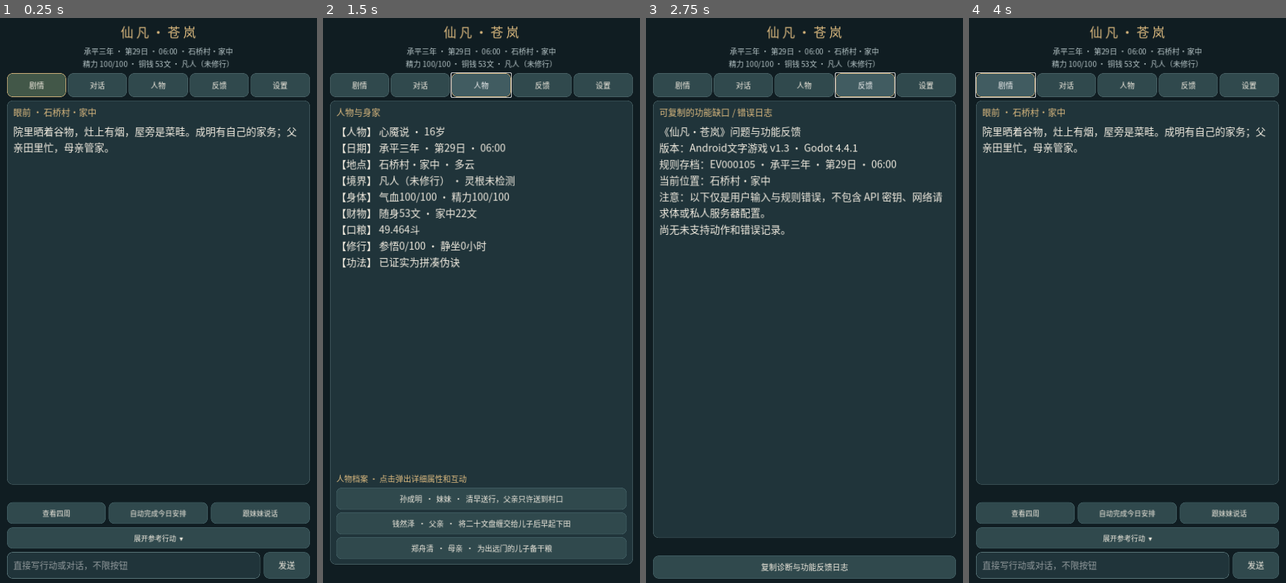
Above: before the commit, frames 1-4 (left to right).
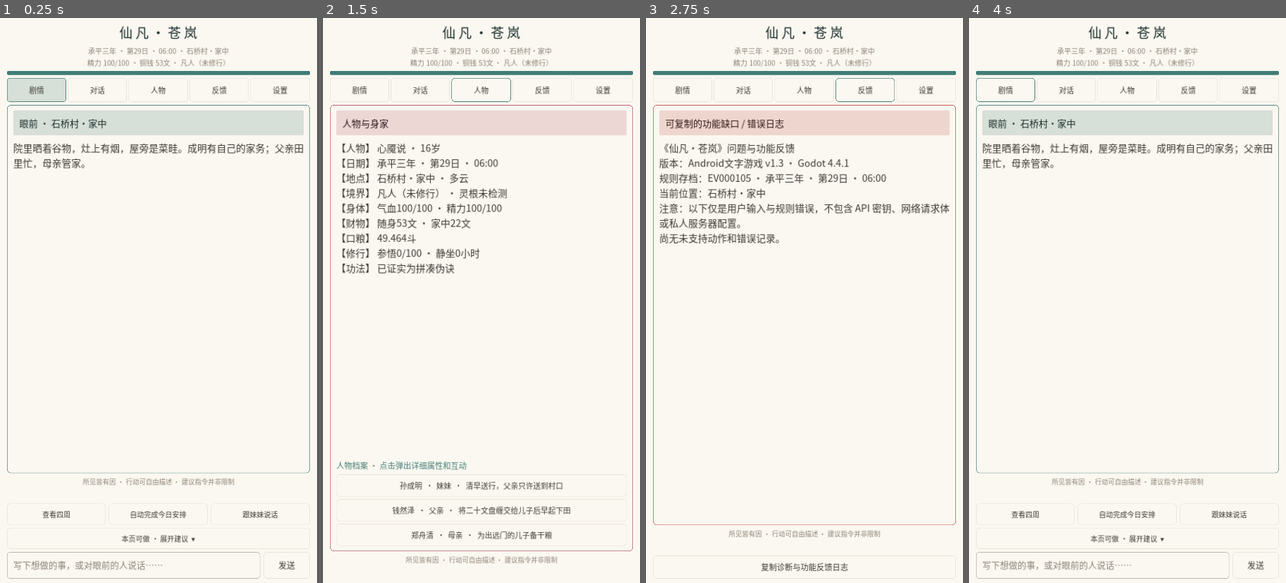
Above: after the commit, the same moments.

Repository: 160701541-cell/xinyanshuo
Game: Godot game, scene res://main.tscn
Two runs of this game, one before a commit and one after it. Both use one fixed random seed, a clock stepped at 60 frames per second and the inputs below.
Inputs:
- Up to frame 1 (0.25 s): no input
- Up to frame 2 (1.5 s): click "对话" at 0.5 s; click "人物" at 1.25 s
- Up to frame 3 (2.75 s): click "反馈" at 2 s
- Up to frame 4 (4 s): click "设置" at 2.75 s; click "剧情" at 3.5 s

The runs differ from the first frame. In frame 1, 100% of the frame differs, in the area x 0-100%, y 0-100%; in frame 2, 100%; in frame 3, 100%; in frame 4, 100%.

Commit message:
feat(xianfan-android): replace dark developer UI with native parchment-paper book design

Diff:
--- a/projects/xianfan-living-world/android-text/scripts/main.gd
+++ b/projects/xianfan-living-world/android-text/scripts/main.gd
@@ -1,12 +1,21 @@
 extends Control
 
 # Portrait-first reader, NPC dossier popups and separated dialogue history.
-const BG := Color("#101d22")
-const PAPER := Color("#f4eee2")
-const FADED := Color("#b6c5c7")
-const GOLD := Color("#dfbc80")
-const PANEL := Color("#20343a")
-const BTN := Color("#30494d")
+# Native Godot interpretation of 《浮生簿·界面美化模块》: parchment-only
+# content, single tinted heading stripe, ink text and chapter-dependent accents.
+# No LaTeX/KaTeX; game mechanics and saved data remain unchanged.
+const BG := Color("#FBF8F1")
+const PAPER := Color("#3A362F")
+const FADED := Color("#8A8074")
+const GOLD := Color("#427C74")
+const PANEL := Color("#FBF8F1")
+const BTN := Color("#FBF8F1")
+const DIVIDER := Color("#E6E0D4")
+const JADE_BAND := Color("#D6DFD8")
+const JADE_INK := Color("#152826")
+const ROSE_BAND := Color("#EDD7D5")
+const ROSE_INK := Color("#2B1317")
+const ROSE_EDGE := Color("#B45464")
 
 var game := XianfanWorld.new()
 var ai: XianfanAI
@@ -16,6 +25,12 @@
 var title_label: Label
 var hud: Label
 var page_title: Label
+var paper_heading_strip: PanelContainer
+var reader_card: PanelContainer
+var stamina_bar: ProgressBar
+var modal_card: PanelContainer
+var modal_heading_strip: PanelContainer
+var reader_footer: Label
 var tab_buttons: HBoxContainer
 var actor_buttons: VBoxContainer
 var quick_buttons: HBoxContainer
@@ -58,6 +73,27 @@
     b.content_margin_bottom = 12
     return b
 
+func _paper_palette(page: String) -> Dictionary:
+    match page:
+        "对话", "人物":
+            return {"band":ROSE_BAND,"ink":ROSE_INK,"edge":ROSE_EDGE}
+        "反馈":
+            return {"band":Color("#EED6CE"),"ink":Color("#2D1310"),"edge":Color("#BC5044")}
+        "设置":
+            return {"band":Color("#D9DEDE"),"ink":Color("#162028"),"edge":Color("#517693")}
+        _:
+            return {"band":JADE_BAND,"ink":JADE_INK,"edge":GOLD}
+
+func _progress_style(tint: Color) -> StyleBoxFlat:
+    var b := StyleBoxFlat.new()
+    b.bg_color = tint
+    b.set_corner_radius_all(3)
+    b.content_margin_top = 0
+    b.content_margin_bottom = 0
+    b.content_margin_left = 0
+    b.content_margin_right = 0
+    return b
+
 func _label(value: String, font_size: int = 19, color: Color = PAPER) -> Label:
     var t := Label.new()
     t.text = value
@@ -69,12 +105,16 @@
 func _button(value: String, target: Callable, fs: int = 18) -> Button:
     var b := Button.new()
     b.text = value
-    b.custom_minimum_size = Vector2(0, 49)
+    b.custom_minimum_size = Vector2(0, 45)
     b.add_theme_font_size_override("font_size", fs)
     b.add_theme_color_override("font_color", PAPER)
-    b.add_theme_stylebox_override("normal", _box(BTN,Color("#446267")))
-    b.add_theme_stylebox_override("hover", _box(Color("#415c61"), GOLD))
-    b.add_theme_stylebox_override("pressed", _box(Color("#15292e"), GOLD))
+    b.add_theme_color_override("font_hover_color", JADE_INK)
+    b.add_theme_color_override("font_pressed_color", JADE_INK)
+    b.add_theme_color_override("font_focus_color", PAPER)
+    b.add_theme_stylebox_override("normal", _box(BTN, DIVIDER, 7))
+    b.add_theme_stylebox_override("hover", _box(JADE_BAND, GOLD, 7))
+    b.add_theme_stylebox_override("pressed", _box(Color("#C7D8D0"), GOLD, 7))
+    b.add_theme_stylebox_override("focus", _box(BTN, GOLD, 7))
     b.pressed.connect(target)
     return b
 
@@ -100,14 +140,22 @@
         margins.add_theme_constant_override("margin_"+direction, 16 if direction in ["left","right"] else 10)
     add_child(margins)
     var root := VBoxContainer.new()
-    root.add_theme_constant_override("separation",8)
+    root.add_theme_constant_override("separation",7)
     margins.add_child(root)
-    title_label=_label("仙 凡 · 苍 岚",29,GOLD)
+    title_label=_label("仙 凡 · 苍 岚",30,JADE_INK)
     title_label.horizontal_alignment=HORIZONTAL_ALIGNMENT_CENTER
     root.add_child(title_label)
-    hud=_label("",17,FADED)
+    hud=_label("",16,FADED)
     hud.horizontal_alignment=HORIZONTAL_ALIGNMENT_CENTER
     root.add_child(hud)
+    stamina_bar = ProgressBar.new()
+    stamina_bar.show_percentage = false
+    stamina_bar.min_value = 0
+    stamina_bar.max_value = 100
+    stamina_bar.custom_minimum_size = Vector2(0, 9)
+    stamina_bar.add_theme_stylebox_override("background",_progress_style(DIVIDER))
+    stamina_bar.add_theme_stylebox_override("fill",_progress_style(Color("#3F7C76")))
+    root.add_child(stamina_bar)
 
     tab_buttons=HBoxContainer.new()
     tab_buttons.add_theme_constant_override("separation",4)
@@ -119,39 +167,46 @@
         b.custom_minimum_size=Vector2(0,54)
         tab_buttons.add_child(b)
 
-    var reader := PanelContainer.new()
-    reader.size_flags_vertical=SIZE_EXPAND_FILL
-    reader.add_theme_stylebox_override("panel",_box(PANEL,Color("#4b6468")))
-    root.add_child(reader)
+    reader_card = PanelContainer.new()
+    reader_card.size_flags_vertical=SIZE_EXPAND_FILL
+    reader_card.add_theme_stylebox_override("panel",_box(PANEL,GOLD,8))
+    root.add_child(reader_card)
     var inside := VBoxContainer.new()
-    inside.add_theme_constant_override("separation",9)
-    reader.add_child(inside)
-    page_title=_label("眼前",20,GOLD)
-    inside.add_child(page_title)
+    inside.add_theme_constant_override("separation",10)
+    reader_card.add_child(inside)
+    paper_heading_strip = PanelContainer.new()
+    paper_heading_strip.add_theme_stylebox_override("panel",_box(JADE_BAND, Color.TRANSPARENT,4))
+    inside.add_child(paper_heading_strip)
+    page_title=_label("眼前",21,JADE_INK)
+    paper_heading_strip.add_child(page_title)
     scene_text=RichTextLabel.new()
     scene_text.bbcode_enabled=false
     scene_text.scroll_active=true
     scene_text.fit_content=false
     scene_text.scroll_following=false
     scene_text.size_flags_vertical=SIZE_EXPAND_FILL
-    scene_text.add_theme_font_size_override("normal_font_size",23)
+    scene_text.add_theme_font_size_override("normal_font_size",22)
     scene_text.add_theme_color_override("default_color",PAPER)
+    scene_text.add_theme_color_override("font_shadow_color",Color.TRANSPARENT)
     inside.add_child(scene_text)
     actor_buttons=VBoxContainer.new()
     actor_buttons.add_theme_constant_override("separation",6)
     inside.add_child(actor_buttons)
 
+    reader_footer=_label("所见皆有因 · 行动可自由描述 · 建议指令并非限制",15,FADED)
+    reader_footer.horizontal_alignment=HORIZONTAL_ALIGNMENT_CENTER
+    root.add_child(reader_footer)
     notice=_label("",16,GOLD)
     root.add_child(notice)
 
     quick_buttons=HBoxContainer.new()
     quick_buttons.add_theme_constant_override("separation",7)
     root.add_child(quick_buttons)
-    action_toggle=_button("展开参考行动  ▾",func(): _toggle_actions(),16)
+    action_toggle=_button("本页可做 · 展开建议  ▾",func(): _toggle_actions(),16)
     action_toggle.custom_minimum_size=Vector2(0,41)
     root.add_child(action_toggle)
     action_scroll=ScrollContainer.new()
-    action_scroll.custom_minimum_size=Vector2(0,190)
+    action_scroll.custom_minimum_size=Vector2(0,175)
     action_scroll.horizontal_scroll_mode=ScrollContainer.SCROLL_MODE_DISABLED
     action_scroll.visible=false
     root.add_child(action_scroll)
@@ -171,13 +226,15 @@
     input_row.add_theme_constant_override("separation",8)
     root.add_child(input_row)
     command=LineEdit.new()
-    command.placeholder_text="直接写行动或对话，不限按钮"
+    command.placeholder_text="写下想做的事，或对眼前的人说话……"
     command.size_flags_horizontal=SIZE_EXPAND_FILL
     command.custom_minimum_size=Vector2(0,60)
     command.add_theme_font_size_override("font_size",20)
     command.add_theme_color_override("font_color",PAPER)
-    command.add_theme_stylebox_override("normal",_box(PANEL,Color("#628084")))
-    command.add_theme_stylebox_override("focus",_box(PANEL,GOLD))
+    command.add_theme_stylebox_override("normal",_box(PANEL,Color("#B5AFA3"),6))
+    command.add_theme_stylebox_override("focus",_box(Color("#FEFCF7"),GOLD,6))
+    command.add_theme_color_override("caret_color",GOLD)
+    command.add_theme_color_override("font_placeholder_color",FADED)
     command.text_submitted.connect(func(t: String): _submit(t,true))
     input_row.add_child(command)
     var send := _button("发送",func(): _submit(command.text,true),19)
@@ -191,7 +248,7 @@
     overlay.visible=false
     add_child(overlay)
     var shade:=ColorRect.new()
-    shade.color=Color(0.02,0.04,0.05,0.85)
+    shade.color=Color(0.09,0.11,0.10,0.66)
     shade.set_anchors_and_offsets_preset(Control.PRESET_FULL_RECT)
     shade.mouse_filter=Control.MOUSE_FILTER_STOP
     overlay.add_child(shade)
@@ -202,14 +259,17 @@
     for side in ["top","bottom"]:
         popup_margin.add_theme_constant_override("margin_"+side,110)
     overlay.add_child(popup_margin)
-    var box:=PanelContainer.new()
-    box.add_theme_stylebox_override("panel",_box(PANEL,GOLD,15))
-    popup_margin.add_child(box)
+    modal_card=PanelContainer.new()
+    modal_card.add_theme_stylebox_override("panel",_box(PANEL,ROSE_EDGE,10))
+    popup_margin.add_child(modal_card)
     var pop_column:=VBoxContainer.new()
     pop_column.add_theme_constant_override("separation",9)
-    box.add_child(pop_column)
-    modal_title=_label("人物",26,GOLD)
-    pop_column.add_child(modal_title)
+    modal_card.add_child(pop_column)
+    modal_heading_strip=PanelContainer.new()
+    modal_heading_strip.add_theme_stylebox_override("panel",_box(ROSE_BAND,Color.TRANSPARENT,4))
+    pop_column.add_child(modal_heading_strip)
+    modal_title=_label("人物",25,ROSE_INK)
+    modal_heading_strip.add_child(modal_title)
     modal_info=RichTextLabel.new()
     modal_info.bbcode_enabled=false
     modal_info.fit_content=false
@@ -231,6 +291,13 @@
     overlay.visible=true
     modal_title.text=title
     modal_info.text=body
+    var person_popup := title.begins_with("人物")
+    var band := ROSE_BAND if person_popup else JADE_BAND
+    var ink := ROSE_INK if person_popup else JADE_INK
+    var edge := ROSE_EDGE if person_popup else GOLD
+    modal_card.add_theme_stylebox_override("panel",_box(PANEL,edge,10))
+    modal_heading_strip.add_theme_stylebox_override("panel",_box(band,Color.TRANSPARENT,4))
+    modal_title.add_theme_color_override("font_color",ink)
     _wipe(modal_actions)
     _wipe(modal_form)
 
@@ -275,6 +342,9 @@
     var expl:="AI 模式由你自行开启。API模式会把你输入的行动和少量游戏现场数据发送至你指定的服务商。\n\n本机服务模式仅连接已经在手机中运行的兼容服务，游戏安装包目前未自带模型权重或内置推理器。\n\n密钥不写入存档，也不加入反馈日志；关闭应用后需要重新填入。"
     _open_modal("AI 设置",expl)
     setting_provider=OptionButton.new()
+    setting_provider.add_theme_color_override("font_color",PAPER)
+    setting_provider.add_theme_color_override("font_hover_color",PAPER)
+    setting_provider.add_theme_stylebox_override("normal",_box(PANEL,DIVIDER,6))
     for name in ["关闭","API","本机服务"]: setting_provider.add_item(name)
     for i in range(setting_provider.item_count):
         if setting_provider.get_item_text(i)==ai.provider: setting_provider.select(i)
@@ -299,6 +369,10 @@
     e.text=value
     e.secret=hidden
     e.add_theme_font_size_override("font_size",17)
+    e.add_theme_color_override("font_color",PAPER)
+    e.add_theme_color_override("font_placeholder_color",FADED)
+    e.add_theme_stylebox_override("normal",_box(PANEL,DIVIDER,6))
+    e.add_theme_stylebox_override("focus",_box(Color("#FEFCF7"),GOLD,6))
     e.custom_minimum_size=Vector2(0,54)
     return e
 
@@ -321,7 +395,7 @@
 func _toggle_actions() -> void:
     drawer_open=not drawer_open
     action_scroll.visible=drawer_open and view=="剧情"
-    action_toggle.text="收起参考行动  ▴" if drawer_open else "展开参考行动  ▾"
+    action_toggle.text="收起建议  ▴" if drawer_open else "本页可做 · 展开建议  ▾"
 
 func _submit(text: String, typed: bool) -> void:
     var raw:=text.strip_edges()
@@ -397,12 +471,22 @@
         node.add_child(b)
 
 func _refresh() -> void:
+    stamina_bar.value=clampf(float(game.data.get("stamina",0)),0.0,100.0)
     hud.text="%s · %s\n精力 %d/100 · 铜钱 %d文 · %s" % [
         game.time_string(),str(game.data["place"]),int(game.data["stamina"]),
         int(game.data["money"]),str(game.data["realm"])]
+    var palette := _paper_palette(view)
+    reader_card.add_theme_stylebox_override("panel",_box(PANEL,palette["edge"],8))
+    paper_heading_strip.add_theme_stylebox_override("panel",_box(palette["band"],Color.TRANSPARENT,4))
+    page_title.add_theme_color_override("font_color",palette["ink"])
     for button in tab_buttons.get_children():
         var tab: Button=button
-        tab.add_theme_stylebox_override("normal",_box(Color("#425748") if tab.text==view else BTN,GOLD if tab.text==view else Color("#4c6569")))
+        var selected := tab.text==view
+        var band: Color = _paper_palette(tab.text)["band"]
+        var edge: Color = _paper_palette(tab.text)["edge"]
+        tab.add_theme_stylebox_override("normal",_box(band if selected else PANEL,edge if selected else DIVIDER,5))
+        tab.add_theme_color_override("font_color",PAPER)
+        tab.add_theme_color_override("font_hover_color",PAPER)
     var suggestions: Array[String]=[]
     actor_buttons.visible=false
     feedback_copy.visible=view=="反馈"
